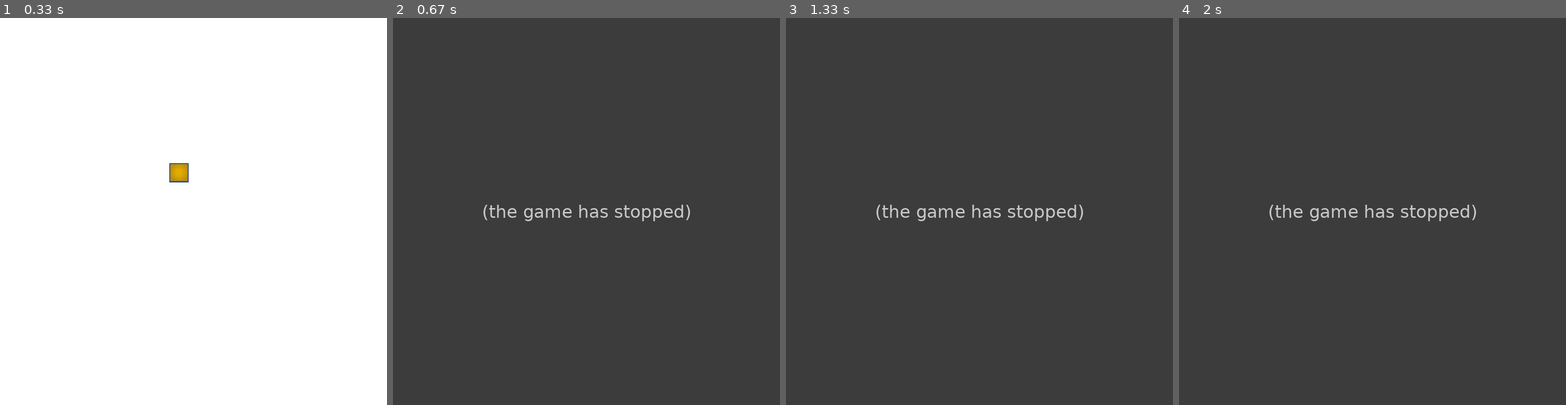
Above: before the commit, frames 1-4 (left to right).
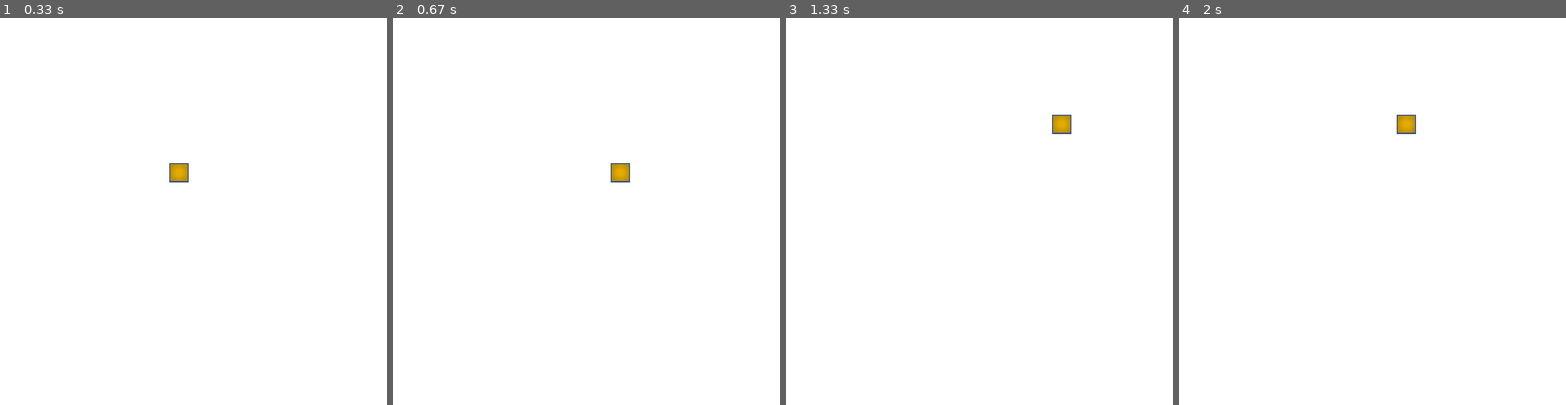
Above: after the commit, the same moments.

Repository: pslavkin/clases_programacion
Game: pygame game, started from pygame/snake_course/1_snake_game/1_build_screen_moving_block.py
The game is run twice, just before and just after one commit, with the same random seed, the same clock (stepped at 60 frames per second) and the same inputs.
Inputs:
- Up to frame 1 (0.33 s): no input
- Up to frame 2 (0.67 s): hold Right from 0.33 s (still down)
- Up to frame 3 (1.33 s): release Right at 0.8 s; hold Up 0.83-1.13 s; hold Right from 1.17 s (still down)
- Up to frame 4 (2 s): release Right at 1.72 s; hold Left from 1.75 s (still down)

Frame 1 is identical in both runs. In frame 2, 100% of the frame differs, in the area x 0-100%, y 0-100%; in frame 3, 100%; in frame 4, 100%.
Error before the commit: NameError: name 'red' is not defined (1_build_screen_moving_block.py line 6); the game stopped at 0.33 s (later frames are placeholders)

Commit message:
seguimos con pygame, animacion, bordes

Diff:
--- /dev/null
+++ b/pygame/if.py
@@ -0,0 +1,6 @@
+def main():
+    for casa in range(4):
+        print(casa)
+
+if __name__ == '__main__':
+    main()
--- a/pygame/snake_course/1_snake_game/1_build_screen_moving_block.py
+++ b/pygame/snake_course/1_snake_game/1_build_screen_moving_block.py
@@ -2,8 +2,7 @@
 from pygame.locals import *
 
 def draw_block():
-    global red
-    surface.fill((red, 0,0))
+    surface.fill((255, 255,255))
     surface.blit(block, (block_x, block_y))
     pygame.display.flip()
 
@@ -18,18 +17,29 @@
 
     running = True
     while running:
+
         for event in pygame.event.get():
             if event.type == KEYDOWN:
                 if event.key == K_ESCAPE:
                     running = False
                 if event.key == K_LEFT:
-                    block_x -= 10
+                    if((block_x-100)>0):
+                        block_x -= 100
+                    else:
+                        block_x=0
+
                 if event.key == K_RIGHT:
-                    block_x += 10
+                    if (block_x+100)>=760:
+                        block_x = 759
+                    else:
+                        block_x +=100
+
                 if event.key == K_UP:
-                    block_y -= 10
+                    block_y -= 100
+
                 if event.key == K_DOWN:
-                    block_y += 10
+                    block_y += 100
+
 
                 draw_block()
 
--- /dev/null
+++ b/pygame/snake_course/1_snake_game/1_test.py
@@ -0,0 +1,49 @@
+import pygame
+import time
+from pygame.locals import *
+
+
+if __name__ == '__main__':
+    pygame.init()
+    surface = pygame.display.set_mode((800, 800))
+    surface.fill((255, 255, 255))
+    block = pygame.image.load("resources/block.jpg").convert()
+    block_x, block_y = 0, 0
+    surface.blit(block, (block_x, block_y))
+    pygame.display.flip()
+
+    running = True
+    while running:
+
+        for contador in range(800-40):
+            surface.fill((255, 255,255))
+            surface.blit(block, (block_y, block_x))
+            pygame.display.flip()
+            block_x += 1
+            time.sleep(0.01)
+
+        for contador in range(800-40):
+            block_x -= 1
+            surface.fill((255, 255,255))
+            surface.blit(block, (block_y, block_x))
+            pygame.display.flip()
+            time.sleep(0.01)
+#
+#        for event in pygame.event.get():
+#            if event.type == KEYDOWN:
+#                if event.key == K_ESCAPE:
+#                    running = False
+#
+#                if event.key == K_LEFT:
+#                    block_x -= 10
+#                    surface.fill((255, 255,255))
+#                    surface.blit(block, (block_x, block_y))
+#                    pygame.display.flip()
+#
+#                if event.key == K_RIGHT:
+#                    pygame.display.flip()
+#
+#            elif event.type == QUIT:
+#                event
+#                running = False
+#
Not shown, added: doc/facturas/20256302145_006_00002_00000010.pdf
Not shown, added: doc/facturas/20256302145_006_00002_00000011.pdf
